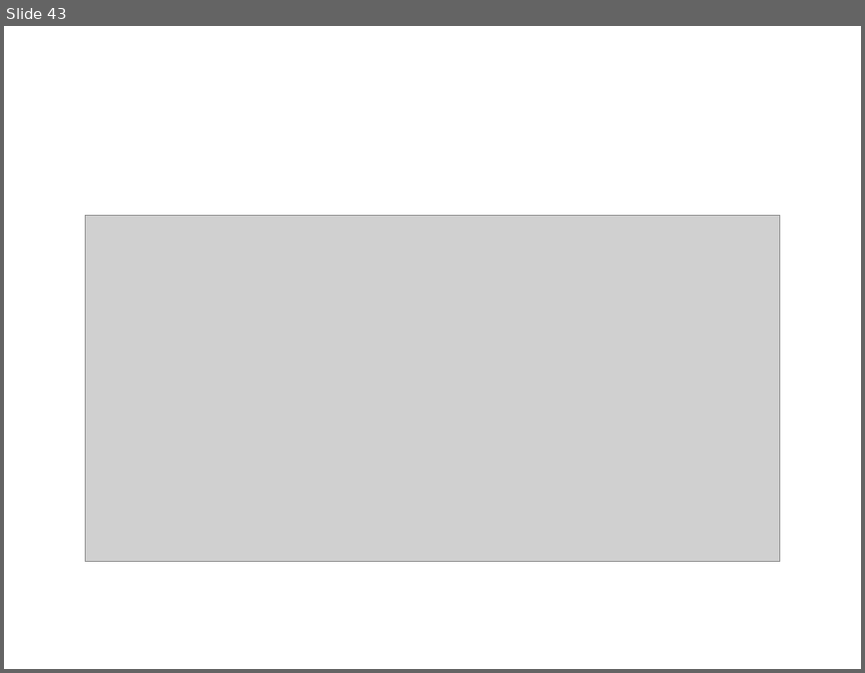
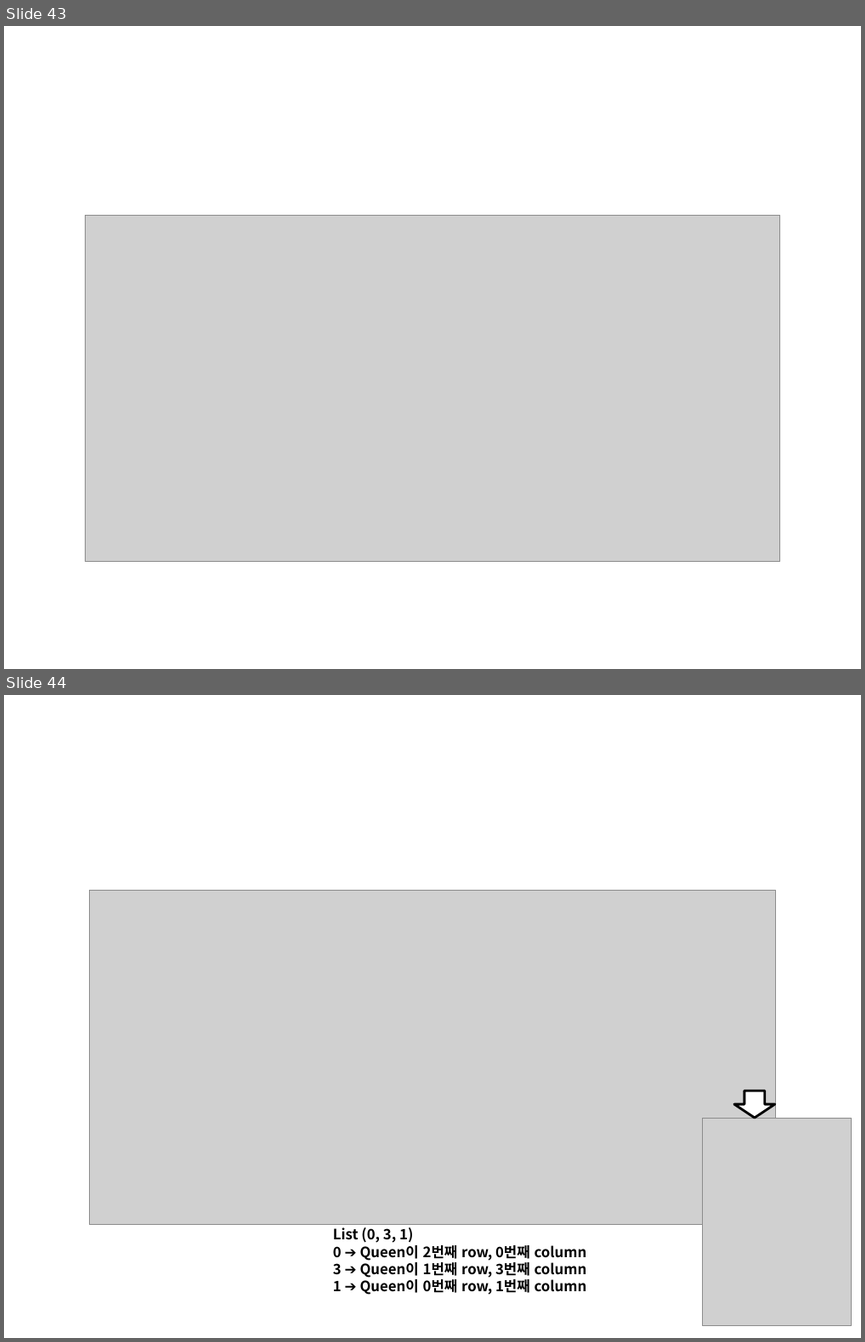
Before and after one commit to freepsw/FunctionalProgrammingScala, a slide deck: doc/Cousera_Functional Programming parctice.pptx. Shown one above the other, each under a label of ours: slide 43 before the commit, slides 43 and 44 after it. The pictures are 865x673 and 865x1342 pixels, drawn with LibreOffice and Linux fonts; fonts in the diff are those of the drawing; grey boxes stand for pictures. Boxes give left, top, right and bottom in pixels: in the first picture for what was removed or moved away, otherwise in the second. Text is boxed around its words. In the diff, an @@ line names an element or a change of style, - is before the commit and + after.

```diff
--- a/doc/Cousera_Functional Programming parctice.pptx
+++ b/doc/Cousera_Functional Programming parctice.pptx
@@ slide 44 added at [4,695,861,1338], background #FFFFFF @@
@@ picture added at [90,891,775,1225] @@
@@ down arrow added at [734,1091,774,1117], fill #FFFFFF, outline #000000 2 pt @@
@@ picture added at [703,1117,851,1325] @@
@@ text added at [333,1227,587,1294], 12 pt, text #000000, bold @@
+List (0, 3, 1)
+0 ➔ Queen이 2번째 row, 0번째 column
+3 ➔ Queen이 1번째 row, 3번째 column
+1 ➔ Queen이 0번째 row, 1번째 column
```
Also in this commit, not shown: 31 other files.
